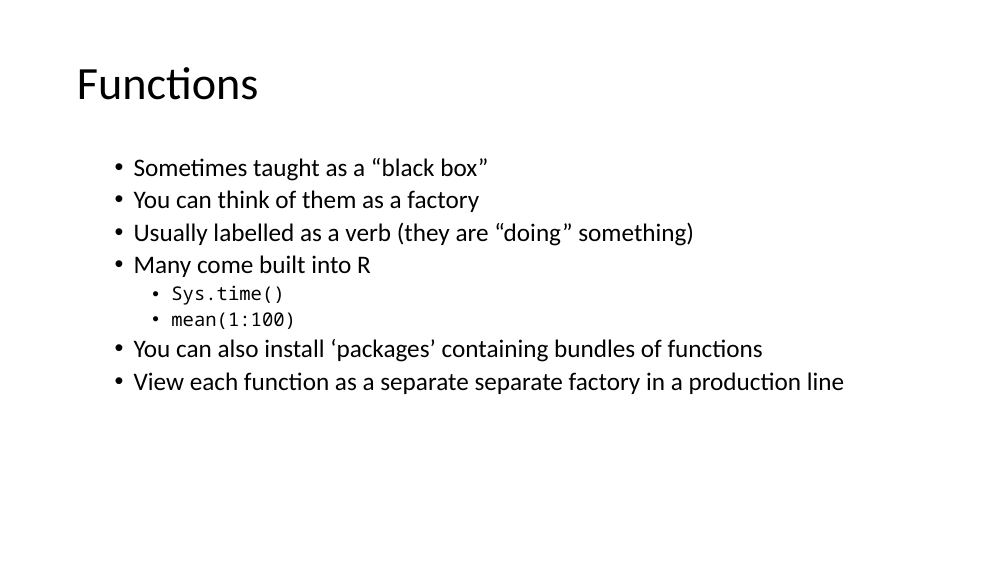
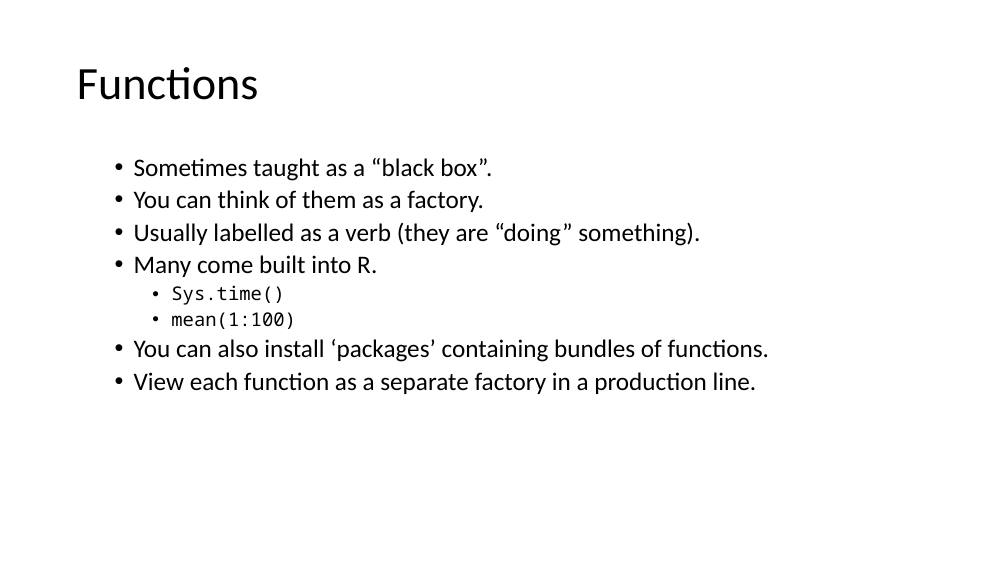
Before and after one commit to ClinicianCoders/ClinicianCoders, a slide deck: slide 41 of Workshops/Workshop1.pptx. Drawn at 1008x567 pixels with LibreOffice and Linux fonts; fonts in the diff are those of the drawing. Boxes give left, top, right and bottom in pixels: in the first picture for what was removed or moved away, otherwise in the second. Text is boxed around its words. In the diff, an @@ line names an element or a change of style, - is before the commit and + after.

```diff
--- a/Workshops/Workshop1.pptx
+++ b/Workshops/Workshop1.pptx
@@ text at box(134, 158, 700, 277): text changed @@
-  • Sometimes taught as a “black box”
-  • You can think of them as a factory
-  • Usually labelled as a verb (they are “doing” something)
-  • Many come built into R
+  • Sometimes taught as a “black box”.
+  • You can think of them as a factory.
+  • Usually labelled as a verb (they are “doing” something).
+  • Many come built into R.
@@ text at box(134, 339, 770, 394): text changed @@
-  • You can also install ‘packages’ containing bundles of functions
-  • View each function as a separate separate factory in a production line
+  • You can also install ‘packages’ containing bundles of functions.
+  • View each function as a separate factory in a production line.
```
Also in this commit, not shown: 28 other slides changed, 2 other files.
